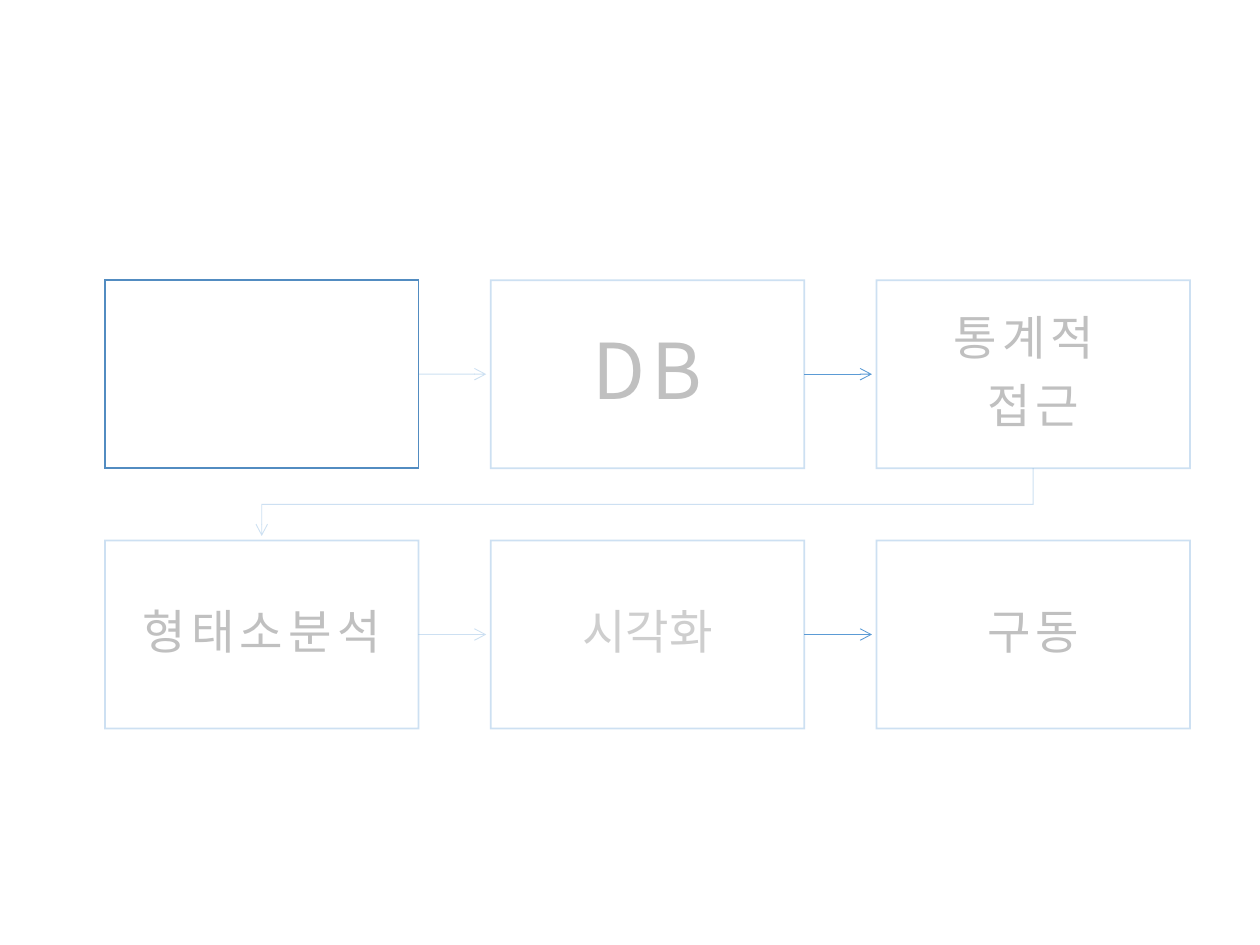
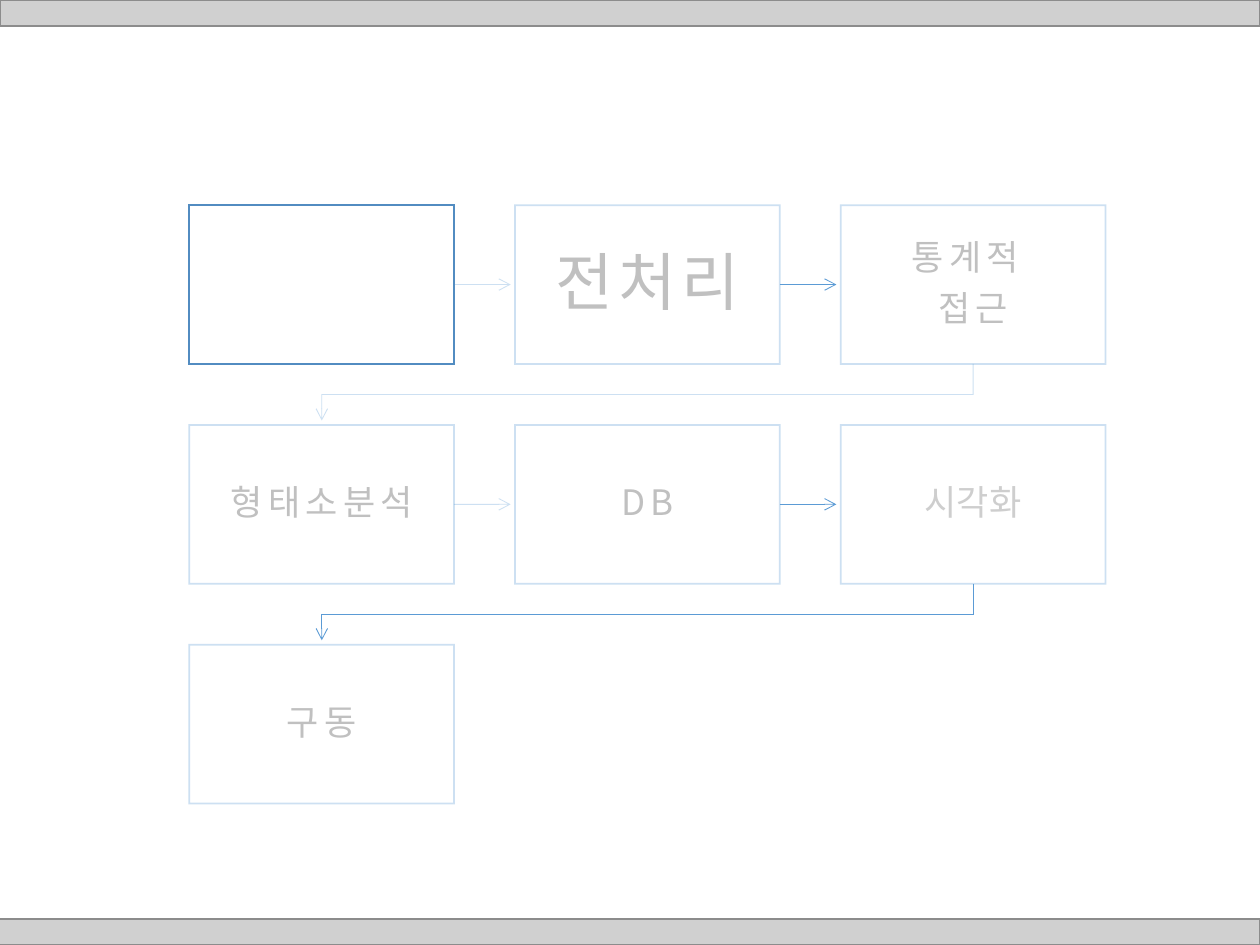
Before and after one commit to HaYongdae/issuewhatshow, a slide deck: slide 6 of doc/최종 PPT.pptx. Drawn at 1260x945 pixels with LibreOffice and Linux fonts; fonts in the diff are those of the drawing; grey boxes stand for pictures. Boxes give left, top, right and bottom in pixels: in the first picture for what was removed or moved away, otherwise in the second. Text is boxed around its words. In the diff, an @@ line names an element or a change of style, - is before the commit and + after.

```diff
--- a/doc/최종 PPT.pptx
+++ b/doc/최종 PPT.pptx
@@ picture added at <box>0,0,1260,26</box> @@
@@ rectangle: place and size @@
-rectangle at <box>105,280,418,467</box>
+rectangle at <box>189,205,454,364</box>
@@ rectangle: place and size @@
-rectangle at <box>490,280,804,467</box>
+rectangle at <box>515,205,780,364</box>
@@ text "통계적": place and size @@
-text "통계적" at <box>953,316,1094,426</box>
+text "통계적" at <box>912,241,1019,323</box>
@@ rectangle: place and size @@
-rectangle at <box>877,280,1191,467</box>
+rectangle at <box>840,205,1105,364</box>
@@ text added at <box>555,253,739,310</box>, 36 pt, text #C0C0C0 @@
+전처리
@@ freeform shape: place and size @@
-freeform shape at <box>418,368,486,381</box>
+freeform shape at <box>454,278,510,291</box>
@@ freeform shape: place and size @@
-freeform shape at <box>804,368,872,381</box>
+freeform shape at <box>780,278,837,291</box>
@@ freeform shape: place and size @@
-freeform shape at <box>262,467,1033,536</box>
+freeform shape at <box>321,364,973,421</box>
@@ text "형태소분석": place and size @@
-text "형태소분석" at <box>143,610,381,653</box>
+text "형태소분석" at <box>231,486,413,518</box>
@@ rectangle added at <box>189,425,454,583</box>, outline #5B9BD5 1 pt @@
@@ text "DB": place and size @@
-text "DB" at <box>593,343,702,399</box>
+text "DB" at <box>621,489,673,515</box>
@@ text "DB" at <box>621,489,673,515</box>: size 44 to 20 pt; less space between paragraphs @@
@@ rectangle: place and size @@
-rectangle at <box>490,541,804,728</box>
+rectangle at <box>515,425,780,583</box>
@@ text "시각화": place and size @@
-text "시각화" at <box>582,610,712,652</box>
+text "시각화" at <box>925,486,1022,517</box>
@@ rectangle: place and size @@
-rectangle at <box>877,541,1191,728</box>
+rectangle at <box>840,425,1105,583</box>
@@ freeform shape: place and size @@
-freeform shape at <box>418,629,486,641</box>
+freeform shape at <box>454,498,510,510</box>
@@ freeform shape: place and size @@
-freeform shape at <box>804,629,872,641</box>
+freeform shape at <box>780,498,837,510</box>
@@ freeform shape added at <box>321,583,973,640</box>, outline #5B9BD5 0.5 pt @@
@@ size 27 to 20 pt; less space between paragraphs in 4 elements at <box>912,241,1019,323</box>, <box>231,486,413,518</box>, <box>925,486,1022,517</box>, <box>287,708,357,738</box> @@
@@ text "구동": place and size @@
-text "구동" at <box>987,612,1079,653</box>
+text "구동" at <box>287,708,357,738</box>
@@ rectangle: place and size @@
-rectangle at <box>105,541,418,728</box>
+rectangle at <box>189,645,454,804</box>
@@ picture added at <box>0,919,1260,945</box> @@
```
Also in this commit, not shown: 25 other slides changed, 1 slide added, 4 slides removed.
